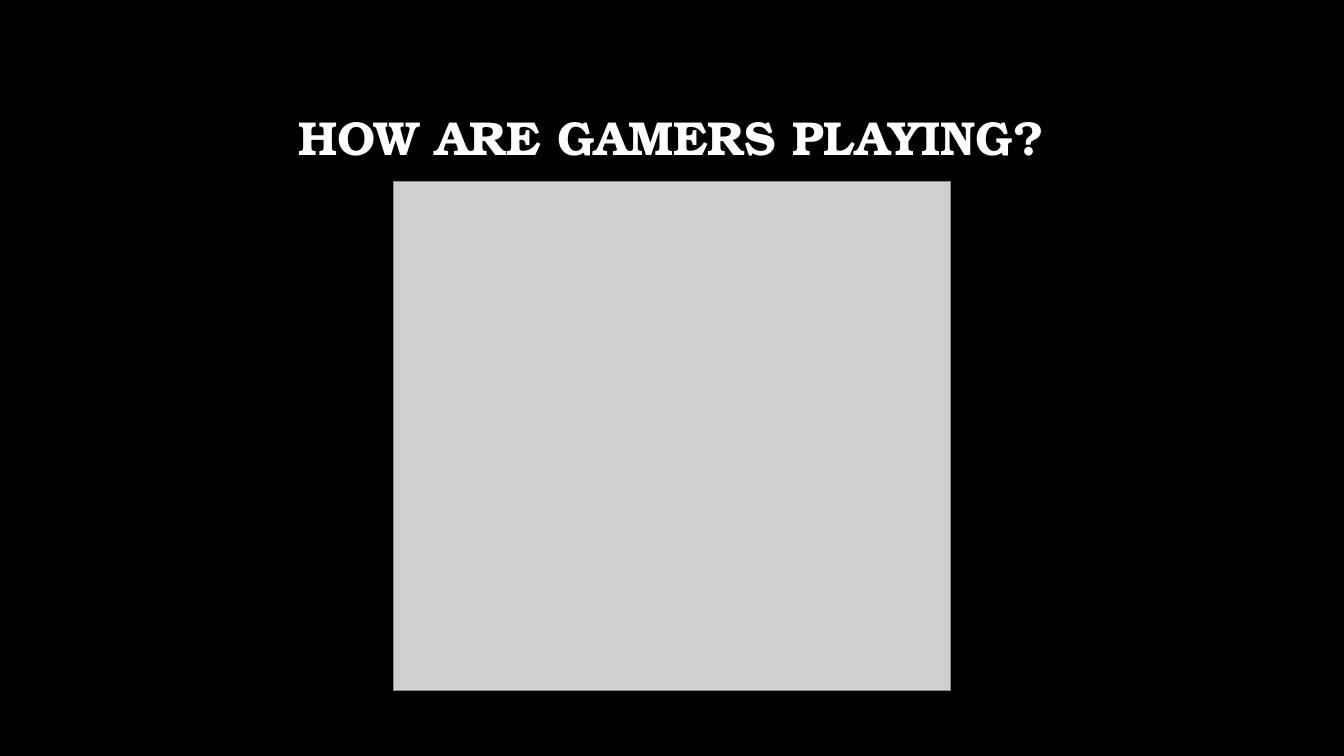
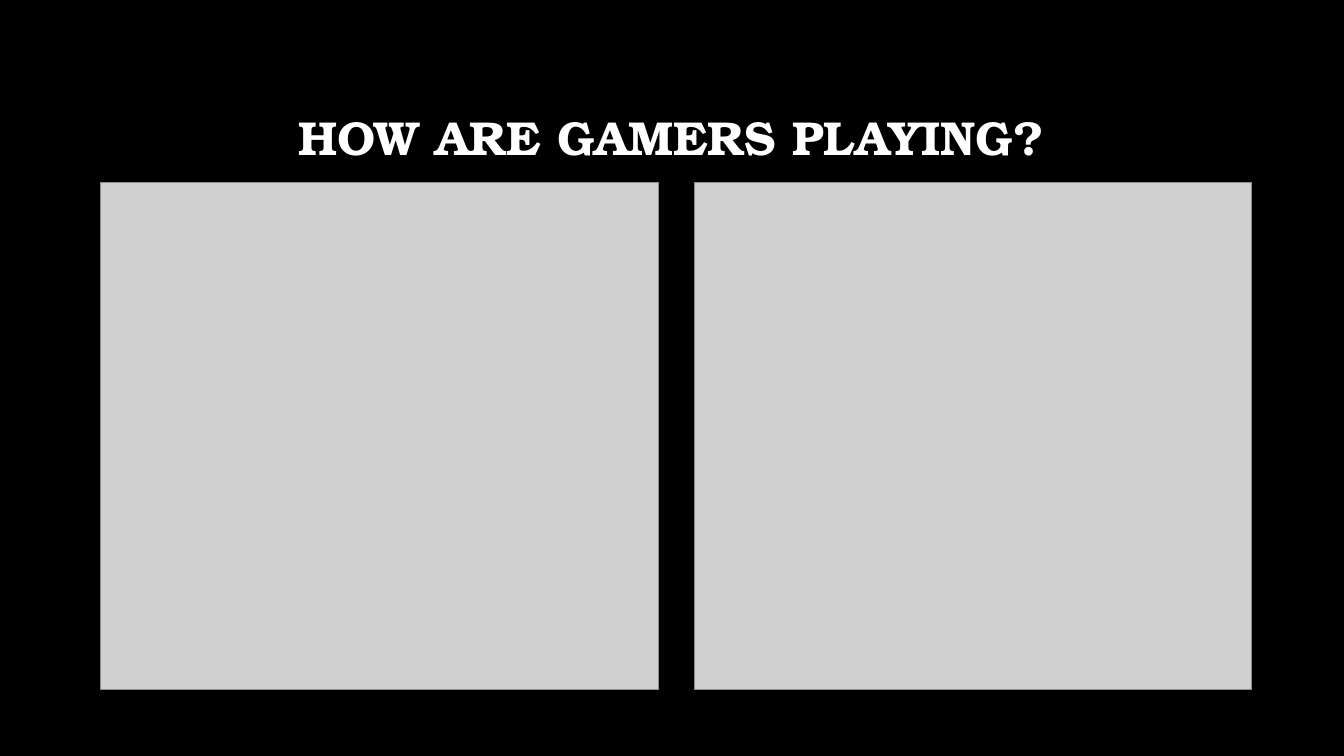
Before and after one commit to JEmmonsJR/SteamAPIAnalysis, a slide deck: slide 12 of SteamCapstone_wTheme.pptx (slide 15 before the commit). Drawn at 1344x756 pixels with LibreOffice and Linux fonts; fonts in the diff are those of the drawing; grey boxes stand for pictures; background and template pictures are left out. Boxes give left, top, right and bottom in pixels: in the first picture for what was removed or moved away, otherwise in the second. Text is boxed around its words. In the diff, an @@ line names an element or a change of style, - is before the commit and + after.

Commit message:
Modified Powerpoint

```diff
--- a/SteamCapstone_wTheme.pptx
+++ b/SteamCapstone_wTheme.pptx
@@ picture added at [101,182,658,690] @@
@@ picture removed at [393,182,951,691] @@
@@ picture added at [695,182,1252,690] @@
@@ table added at [101,349,1242,430], 2 rows, 1 columns @@
+
+
```
Also in this commit, not shown: 3 other slides changed, 2 slides added, 5 slides removed, 5 other files.
